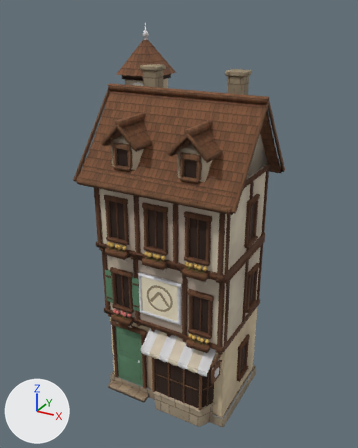
The glTF model public/themes/medieval-castle-v2/models/building/category.other.m.glb: old version first, new version second.
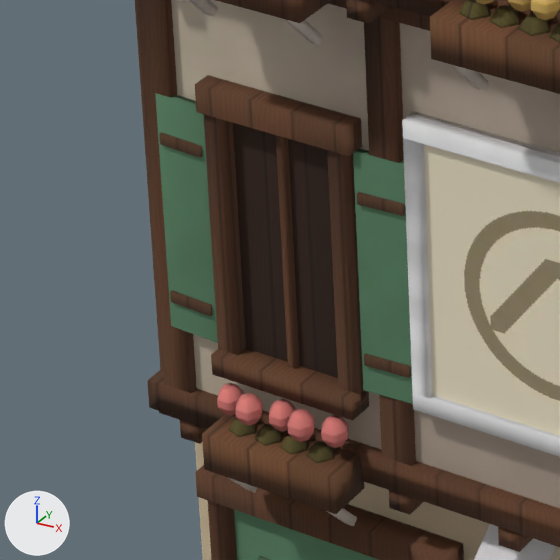
Each version is shown whole from a 50 mm lens placed at (6.4, -11.48, 11.71), pointed at (-0.15, 0.41, 5.76), then close up on the part from 23% to 45% of the width and 57% to 74% of the height. Arrows for +X, +Y and +Z are at lower left; the lights stay in place. The last two pictures show the newer version. Where no turn or scale is listed for an object, it has been applied to the vertices. Vertices at exactly the same position are counted once.

Names of what the first close-up shows: 'building.category.other.m.mesh', 'door_leaf', 'flowers', 'logo', 'shutter.l', 'shutter.r'.
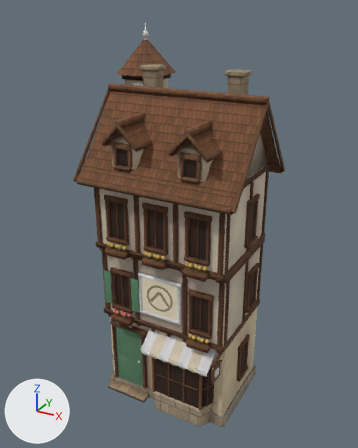
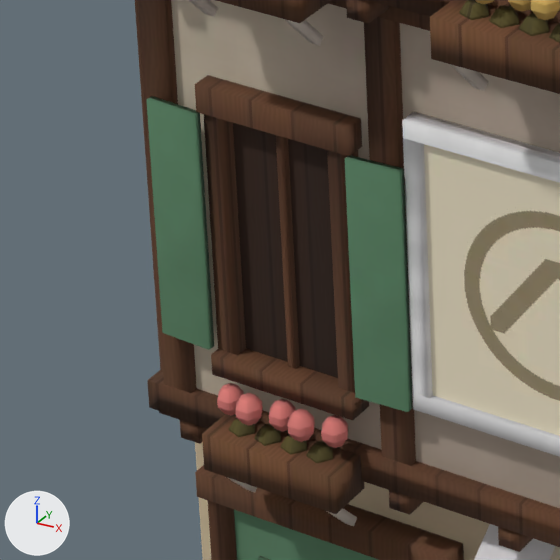
What differs and where, as boxes (x1, y1, x2, y2) in the close-ups (560 x 560 px; the box of a moved part takes in the faces that stretch with it):
'shutter.r', reshaped, moved
    before: (353, 149, 413, 404)
    after: (345, 155, 413, 412)
'shutter.l', reshaped, moved (8% wider)
    before: (155, 93, 218, 343)
    after: (146, 96, 214, 350)
part 1 of me_shutter_l, moved or reshaped
    before: (155, 93, 218, 343)
    after: (146, 96, 214, 350)
part 2 of me_shutter_l, deleted (brown)
    before: (170, 291, 212, 316)
part 3 of me_shutter_l, deleted (brown)
    before: (159, 132, 202, 158)
part 4 of me_shutter_r, moved or reshaped
    before: (353, 149, 413, 404)
    after: (345, 155, 413, 412)
part 5 of me_shutter_r, deleted (brown)
    before: (364, 353, 411, 378)
part 6 of me_shutter_r, deleted (brown)
    before: (357, 192, 405, 216)

The change in detail:
me_shutter_l is used by ob_shutter_l; location (-1.663, -0.998, 3.87).
me_shutter_l had 24 vertices, 32 faces and spanned x -0.262..-0.011, y -0.029..0.034, z -0.556..0.561.
me_shutter_l now has 8 vertices, 12 faces and spans x -0.263..-0.011, y -0.017..0.031, z -0.556..0.561.
me_shutter_l part 1: the loose piece of 8 vertices spanning x -0.262..-0.011, y -0.014..0.034, z -0.556..0.561 is moved by (0.0, -0.003, 0.0).
me_shutter_l part 2: the loose piece of 8 vertices spanning x -0.243..-0.031, y -0.029..-0.003, z -0.423..-0.374 is deleted.
me_shutter_l part 3: the loose piece of 8 vertices spanning x -0.243..-0.031, y -0.029..-0.003, z 0.335..0.384 is deleted.
me_shutter_l no longer uses material mat_timber.
me_shutter_r is used by ob_shutter_r; location (-0.957, -0.998, 3.87).
me_shutter_r had 24 vertices, 32 faces and spanned x 0.011..0.262, y -0.029..0.034, z -0.556..0.561.
me_shutter_r now has 8 vertices, 12 faces and spans x 0.011..0.263, y -0.017..0.031, z -0.556..0.561.
me_shutter_r part 4: the loose piece of 8 vertices spanning x 0.011..0.262, y -0.014..0.034, z -0.556..0.561 is moved by (0.0, -0.003, 0.0).
me_shutter_r part 5: the loose piece of 8 vertices spanning x 0.031..0.243, y -0.029..-0.003, z -0.423..-0.374 is deleted.
me_shutter_r part 6: the loose piece of 8 vertices spanning x 0.031..0.243, y -0.029..-0.003, z 0.335..0.384 is deleted.
me_shutter_r no longer uses material mat_timber.
Object 'shutter.l' (ob_shutter_l) moves from (-1.663, -0.998, 3.87) to (-1.663, -1.055, 3.87).
Object 'shutter.r' (ob_shutter_r) moves from (-0.957, -0.998, 3.87) to (-0.957, -1.055, 3.87).
